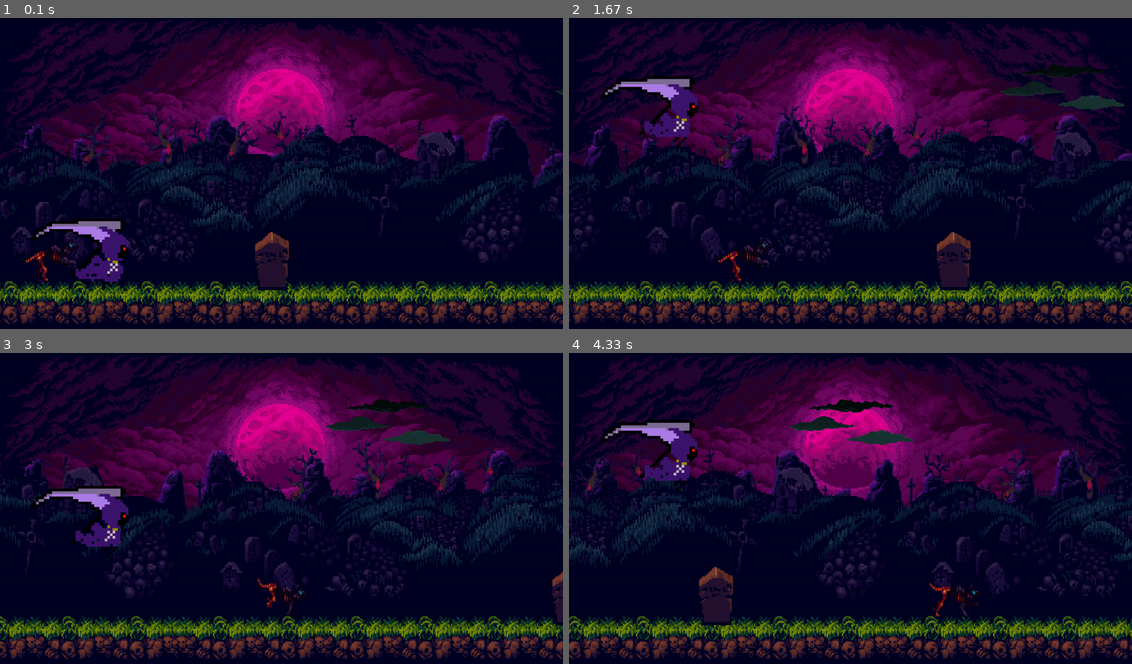
Above: before the commit, frames 1-4 (two rows, left to right).
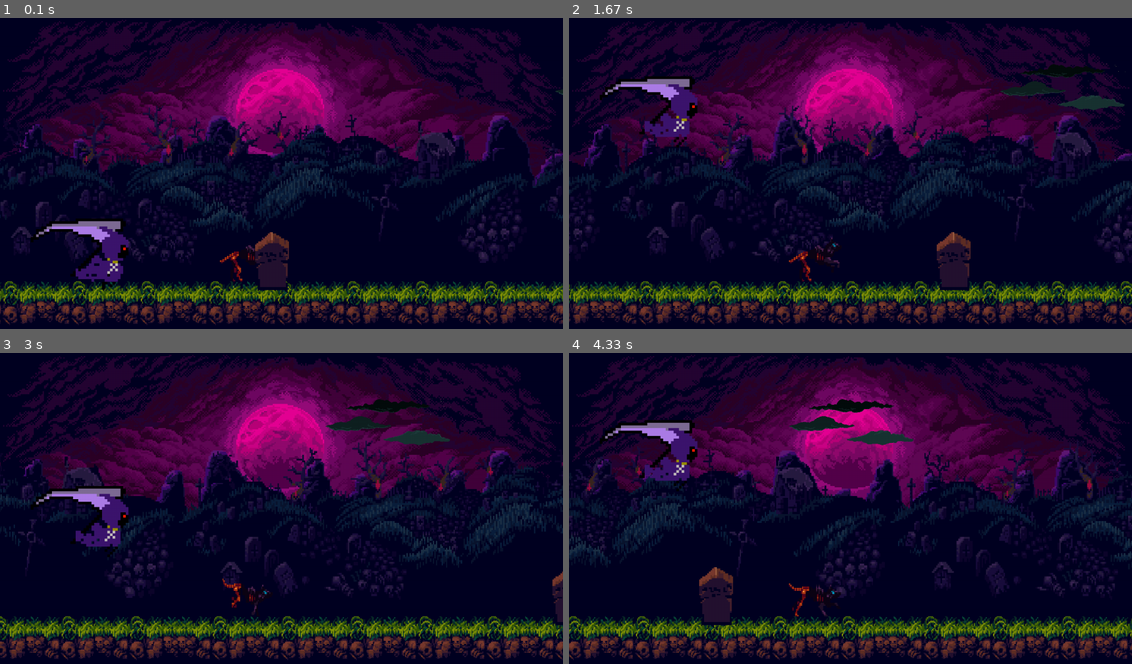
Above: after the commit, the same moments.

Repository: mmvbs/Cleanse-your-ghost
Game: pygame game, started from CYG.py
Two runs of this game, one before a commit and one after it. Both use one fixed random seed, a clock stepped at 60 frames per second and the inputs below.
Inputs:
- Up to frame 1 (0.1 s): no input
- Up to frame 2 (1.67 s): tap Space at 0.33, 1.23, 1.53 s
- Up to frame 3 (3 s): tap Space at 2.23, 2.53, 2.8 s
- Up to frame 4 (4.33 s): tap Space at 3.13, 3.43, 3.57, 3.97, 4.27 s

The runs differ from the first frame. In frame 1, 0.4% of the frame differs, in the area x 4-47%, y 70-85%; in frame 2, 0.5%, in the area x 26-49%, y 70-85%; in frame 3, 0.3%; in frame 4, 0.4%.

Commit message:
fantasma na frente do boneco

Diff:
--- a/CYG.py
+++ b/CYG.py
@@ -27,7 +27,7 @@
 tumulo = tu.Tumulos(largura, altura, tela)
 tumulo.load_images()
 fantasma = fa.Fantasma(largura, altura, tela)
-fantasma.load_images()
+#fantasma.load_images()
 # Loop principal do jogo
 running = True
 clock = pygame.time.Clock()
@@ -47,8 +47,8 @@
 
     # Desenha
     mundo.draw()
+    fantasma.draw()
     tumulo.draw()
-    fantasma.draw()
     nuvem.draw()
     jogador.draw()
     jogador.run()
--- a/classes/fantasma.py
+++ b/classes/fantasma.py
@@ -10,7 +10,7 @@
         self.largura = largura
         self.altura = altura
         self.tela = tela
-        self.x_Fantasma = 40
+        self.x_Fantasma = 500
         self.y_Fantasma = 500
         self.velocidade = 3
         self.aceleracao_gravidade = 1
@@ -39,10 +39,6 @@
         self.tela.blit(self.image, (self.x_Fantasma, self.y_Fantasma))
 
     def update(self):
-
+        # Atualiza a animação
         self.step_index = (self.step_index + 1) % (len(self.imagens) * 10)
         self.image = self.imagens[self.step_index // 10]
-
-        self.x_Fantasma += self.velocidade
-        if self.x_Fantasma > self.largura:
-            self.x_Fantasma = -self.tamanho_imagem[0]
